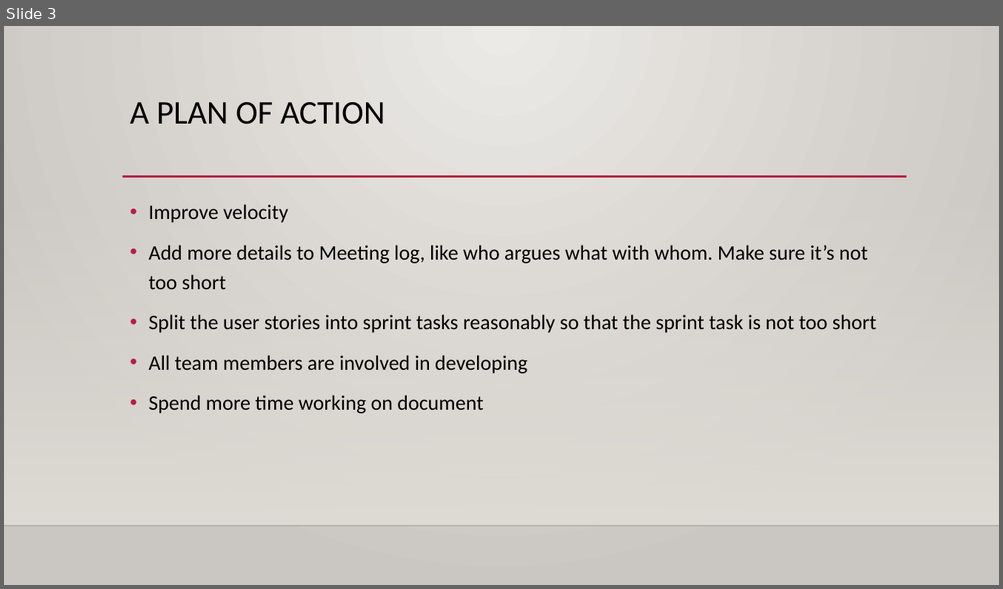
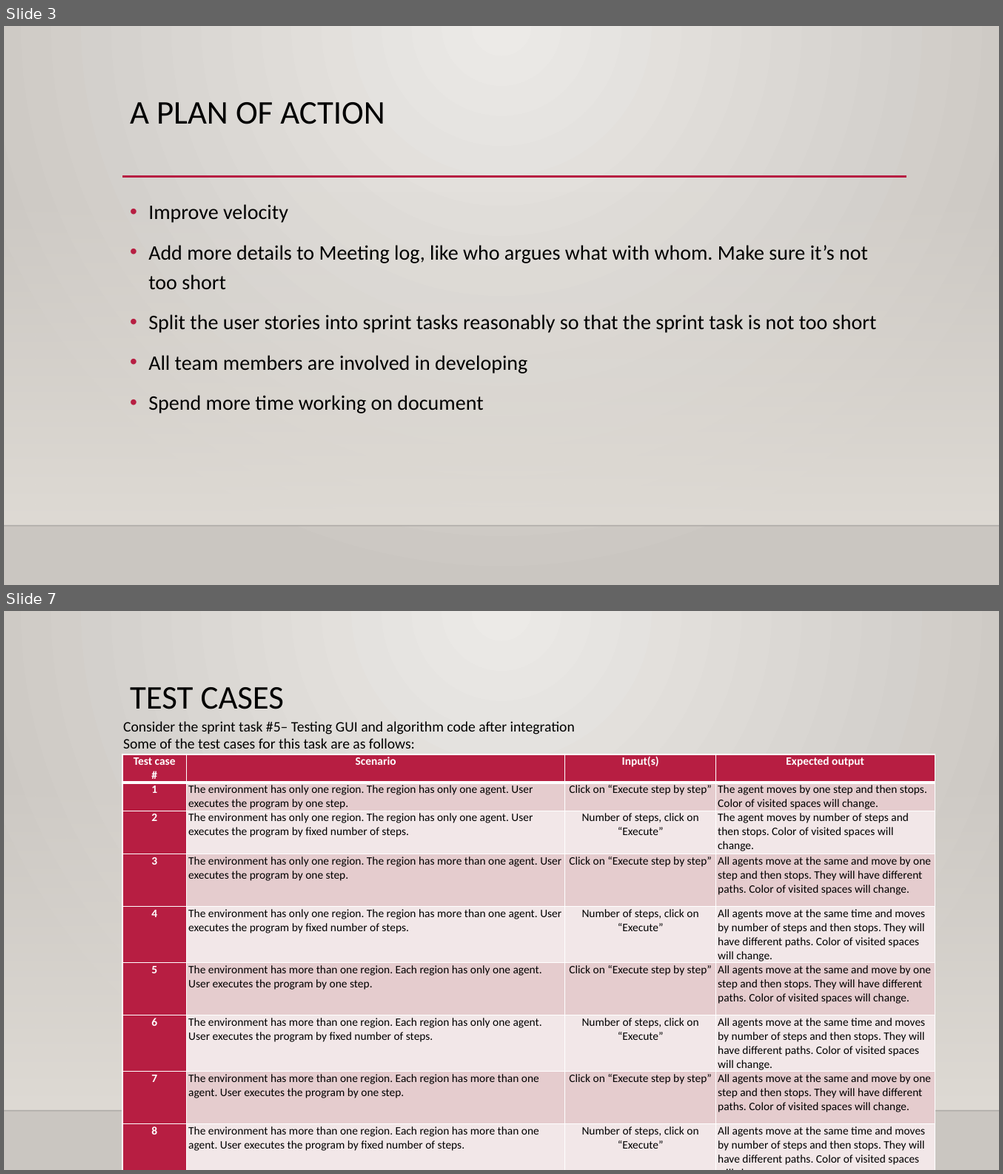
Before and after one commit to Giant-Visualize/Giant-Visualize-Multi-Agent-Patrolling, a slide deck: Document/GIANTS_SecondPresentation.pptx. Shown one above the other, each under a label of ours: slide 3 before the commit, slides 3 and 7 after it; the slides between them are not shown. The pictures are 1003x589 and 1003x1174 pixels, drawn with LibreOffice and Linux fonts; fonts in the diff are those of the drawing; background and template pictures are left out. Boxes give left, top, right and bottom in pixels: in the first picture for what was removed or moved away, otherwise in the second. Text is boxed around its words. In the diff, an @@ line names an element or a change of style, - is before the commit and + after.

Commit message:
Add test cases to the ppt

```diff
--- a/Document/GIANTS_SecondPresentation.pptx
+++ b/Document/GIANTS_SecondPresentation.pptx
@@ slide 7 added at (4, 611, 999, 1170), background gradient #ECEAE7 to #CAC7C1; not listed: 3 template elements that a slide beside it also shows @@
@@ title added at (130, 687, 284, 709), 32 pt, text #000000 @@
+TEST CASES
@@ text added at (123, 721, 575, 749), 14 pt, text #000000 @@
+Consider the sprint task #5– Testing GUI and algorithm code after integration
+Some of the test cases for this task are as follows:
@@ table added at (122, 755, 934, 1170), 9 rows, 4 columns @@
+Test case / # | Scenario | Input(s) | Expected output
+1 | The environment has only one region. The region has only one agent. User executes the program by one step. | Click on “Execute step by step” | The agent moves by one step and then stops. Color of visited spaces will change.
+2 | The environment has only one region. The region has only one agent. User executes the program by fixed number of steps. | Number of steps, click on “Execute” | The agent moves by number of steps and then stops. Color of visited spaces will change.
+3 | The environment has only one region. The region has more than one agent. User executes the program by one step. | Click on “Execute step by step” | All agents move at the same and move by one step and then stops. They will have different paths. Color of visited spaces will change.
+4 | The environment has only one region. The region has more than one agent. User executes the program by fixed number of steps. | Number of steps, click on “Execute” | All agents move at the same time and moves by number of steps and then stops. They will have different paths. Color of visited spaces will change.
+5 | The environment has more than one region. Each region has only one agent. User executes the program by one step. | Click on “Execute step by step” | All agents move at the same and move by one step and then stops. They will have different paths. Color of visited spaces will change.
+6 | The environment has more than one region. Each region has only one agent. User executes the program by fixed number of steps. | Number of steps, click on “Execute” | All agents move at the same time and moves by number of steps and then stops. They will have different paths. Color of visited spaces will change.
+7 | The environment has more than one region. Each region has more than one agent. User executes the program by one step. | Click on “Execute step by step” | All agents move at the same and move by one step and then stops. They will have different paths. Color of visited spaces will change.
+8 | The environment has more than one region. Each region has more than one agent. User executes the program by fixed number of steps. | Number of steps, click on “Execute” | All agents move at the same time and moves by number of steps and then stops. They will have different paths. Color of visited spaces will change.
```
Also in this commit, not shown: 2 slides changed, 2 other slides added.
